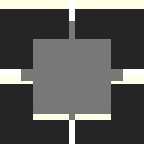
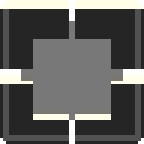
Layers edited between the first and the second 144 x 144 image:
painted on "shine" over [0, 0, 144, 141]
painted on "border" over [0, 0, 144, 144]
painted on "pane" over [0, 0, 144, 144]
